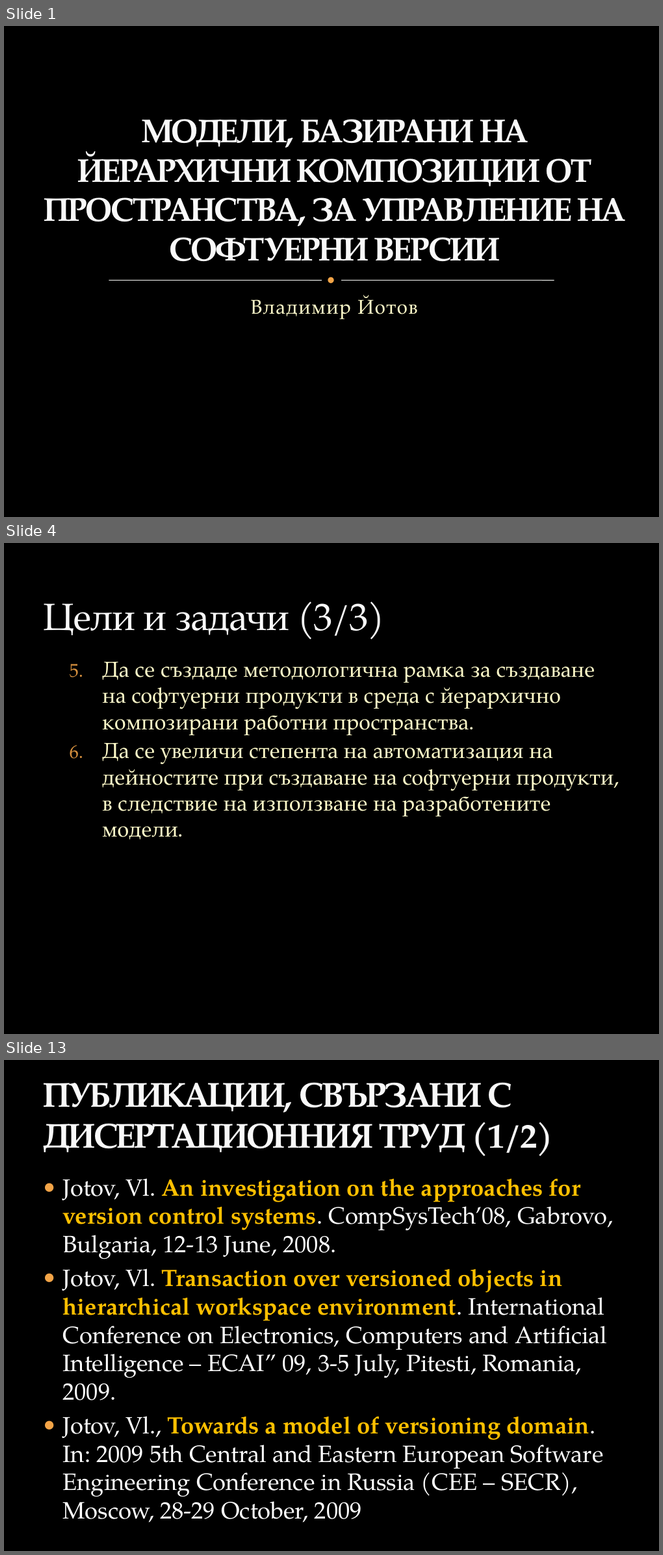
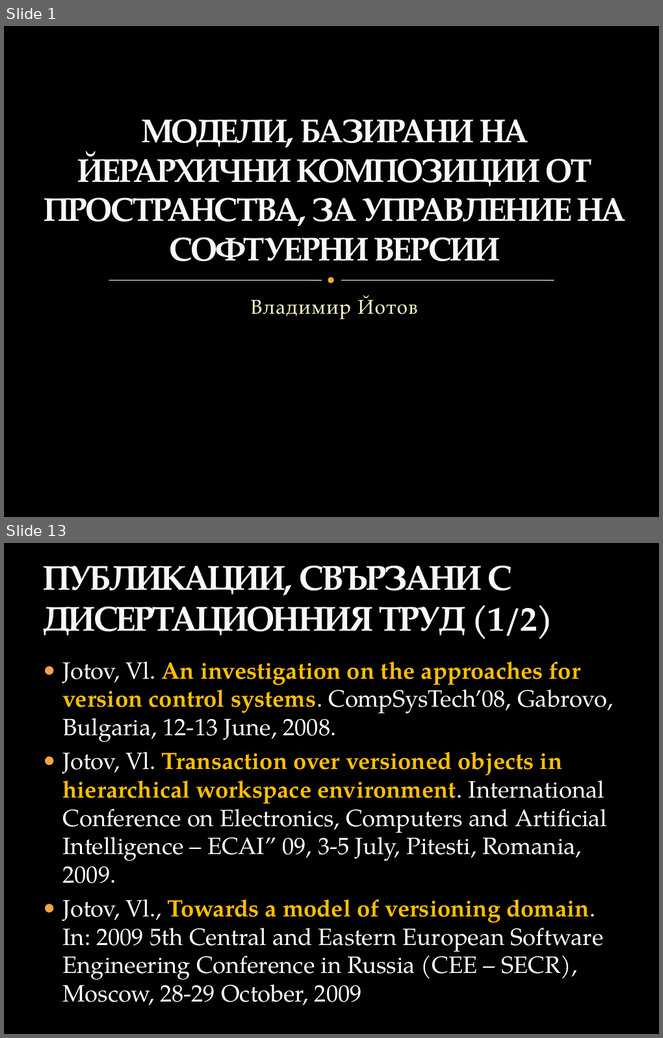
Before and after one commit to vjotov/versia, a slide deck: doc/Presentation.pptx. Shown one above the other, each under a label of ours: slides 1, 4 and 13 before the commit, slides 1 and 13 after it; the slides between them are not shown. The pictures are 663x1555 and 663x1038 pixels, drawn with LibreOffice and Linux fonts; fonts in the diff are those of the drawing; background and template pictures are left out. Boxes give left, top, right and bottom in pixels: in the first picture for what was removed or moved away, otherwise in the second. Text is boxed around its words. In the diff, an @@ line names an element or a change of style, - is before the commit and + after.

```diff
--- a/doc/Presentation.pptx
+++ b/doc/Presentation.pptx
@@ slide 4 removed at [4, 543, 659, 1034], background picture (left out) @@
@@ title removed at [43, 601, 385, 639] @@
-Цели и задачи (3/3)
@@ text removed at [102, 662, 614, 840] @@
-  5. Да се създаде методологична рамка за създаване на софтуерни продукти в среда с йерархично композирани работни пространства.
-  6. Да се увеличи степента на автоматизация на дейностите при създаване на софтуерни продукти, в следствие на използване на разработените модели.
```
Also in this commit, not shown: 10 slides changed, 1 slide added, 2 other files.
